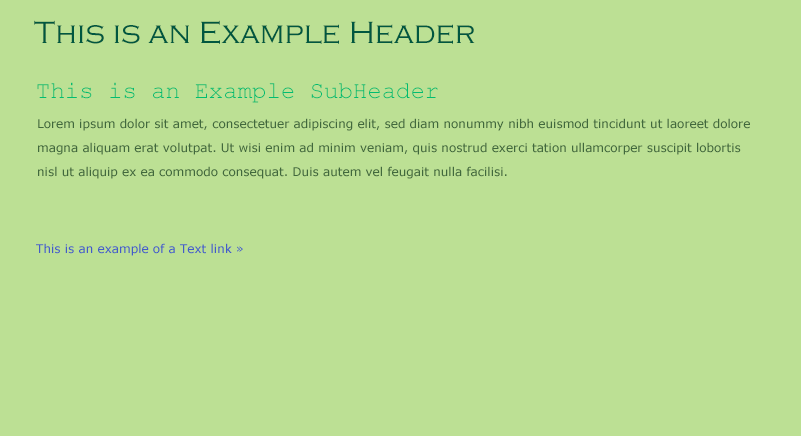
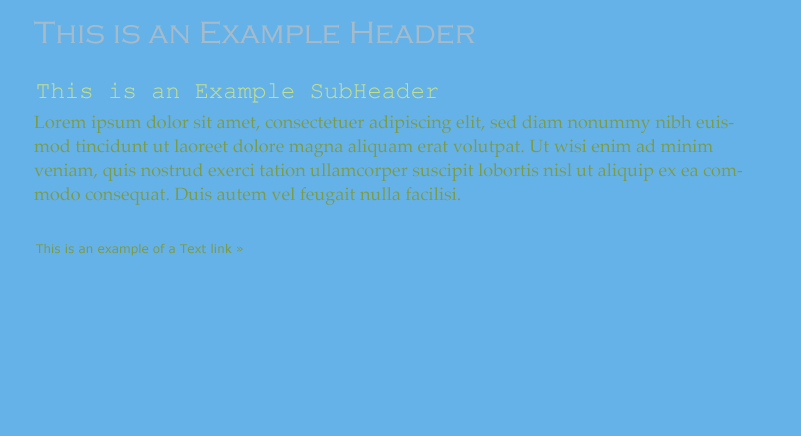
The second w=801, h=436 image is a revision of the first. Changes to its layers:
painted on "This is an example of a Text link »" over [36,243,243,256]
painted on "Lorem ipsum dolor sit amet, consectetuer adipiscing elit, sed d" over [34,115,750,205]
painted on "This is an Example SubHeader" over [37,82,438,103]
painted on "This is an Example Header" over [34,20,475,44]
renamed "Layer 0" to (unnamed layer), painted on it over [0,0,801,436]
